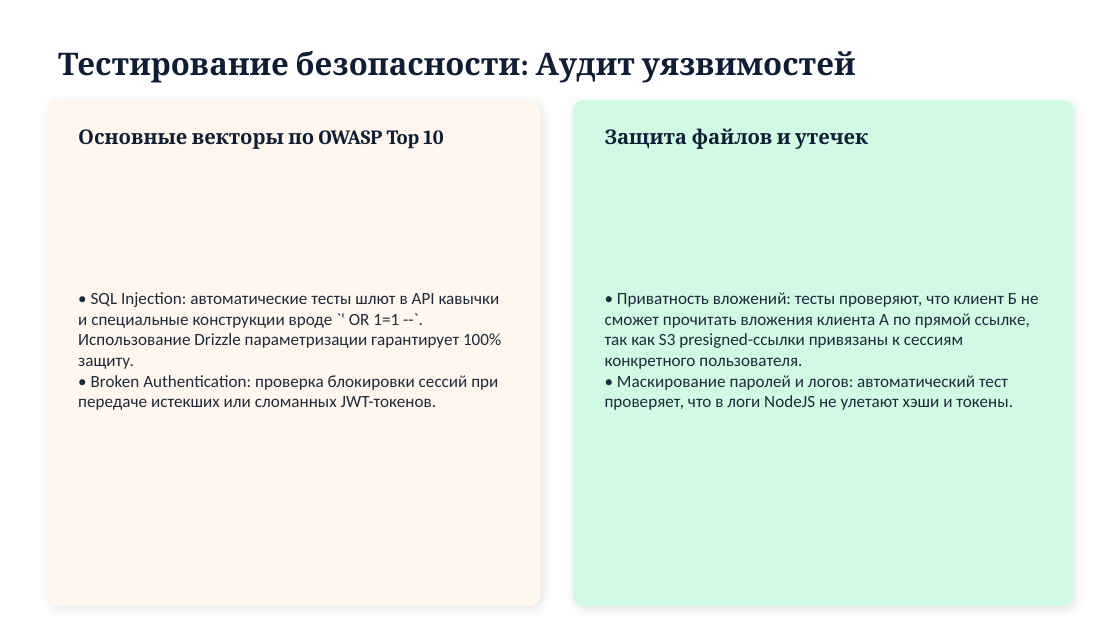
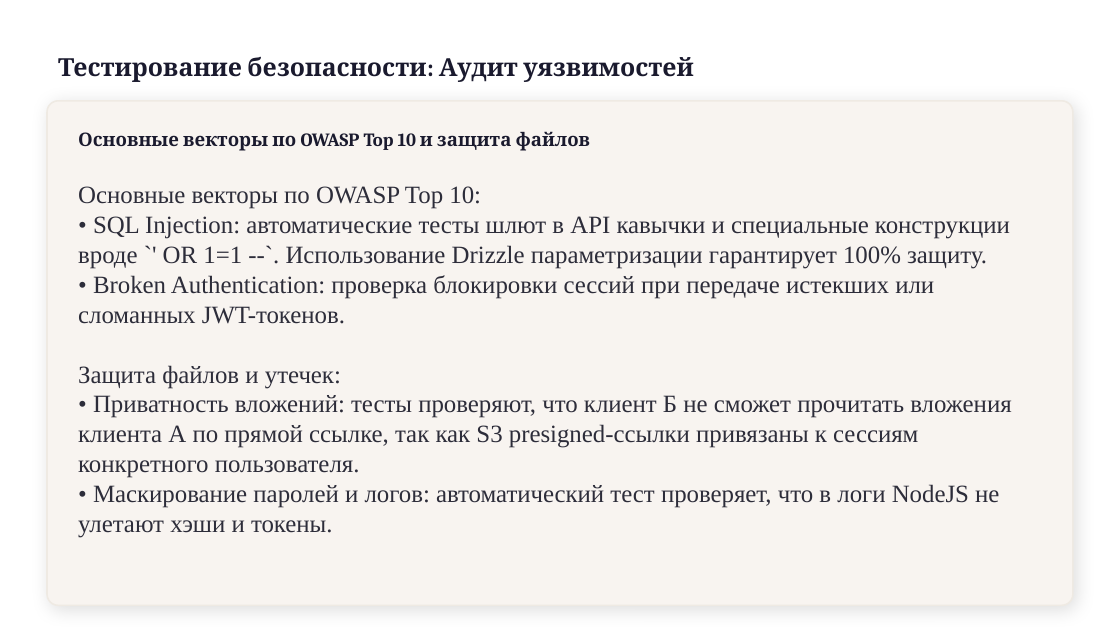
Before and after one commit to x2latte/tppo-presentation-hub--3-, a slide deck: slide 9 of presentations/output/P6_Тестирование.pptx (slide 8 before the commit). Drawn at 1120x630 pixels with LibreOffice and Linux fonts; fonts in the diff are those of the drawing. Boxes give left, top, right and bottom in pixels: in the first picture for what was removed or moved away, otherwise in the second. Text is boxed around its words. In the diff, an @@ line names an element or a change of style, - is before the commit and + after.

```diff
--- a/presentations/output/P6_Тестирование.pptx
+++ b/presentations/output/P6_Тестирование.pptx
@@ text "Тестирование безопасности: Аудит уязвимостей" at bbox=[58, 57, 693, 82]: size 20 to 16 pt, text colour #0F1E36 to #1A1A2E @@
@@ rounded rectangle removed at bbox=[47, 101, 540, 605] @@
@@ rounded rectangle added at bbox=[47, 101, 1073, 605], fill #F8F4F0, outline #EFEAE3 1 pt @@
@@ rounded rectangle removed at bbox=[573, 101, 1073, 605] @@
@@ text at bbox=[78, 131, 591, 151]: text changed; size 13 to 12 pt; text colour #0F1E36 to #1A1A2E @@
-Основные векторы по OWASP Top 10
+Основные векторы по OWASP Top 10 и защита файлов
@@ text removed at bbox=[605, 128, 868, 149] @@
-Защита файлов и утечек
@@ text "Основные векторы по OWASP Top ...": place and size @@
-text "Основные векторы по OWASP Top ..." at bbox=[605, 292, 1039, 410]
+text "Основные векторы по OWASP Top ..." at bbox=[78, 186, 1011, 538]
@@ text "Основные векторы по OWASP Top ..." at bbox=[78, 186, 1011, 538]: vertical alignment middle to top @@
@@ text at bbox=[78, 186, 1010, 389]: paragraphs added @@
+Основные векторы по OWASP Top 10:
+• SQL Injection: автоматические тесты шлют в API кавычки и специальные конструкции вроде `' OR 1=1 --`. Использование Drizzle параметризации гарантирует 100% защиту.
+• Broken Authentication: проверка блокировки сессий при передаче истекших или сломанных JWT-токенов.
+Защита файлов и утечек:
@@ text removed at bbox=[78, 292, 501, 410] @@
-• SQL Injection: автоматические тесты шлют в API кавычки и специальные конструкции вроде `' OR 1=1 --`. Использование Drizzle параметризации гарантирует 100% защиту.
-• Broken Authentication: проверка блокировки сессий при передаче истекших или сломанных JWT-токенов.
@@ text at bbox=[78, 395, 1011, 538]: size 11 to 16 pt, font Calibri to Times New Roman, text colour #1E293B to #2D2D3A in "• Приватность вложений: тесты проверяют, что клиент ...", "• Маскирование паролей и логов: автоматический тест ..." @@
```
Also in this commit, not shown: 13 other slides changed, 1 slide added, 12 other files.
